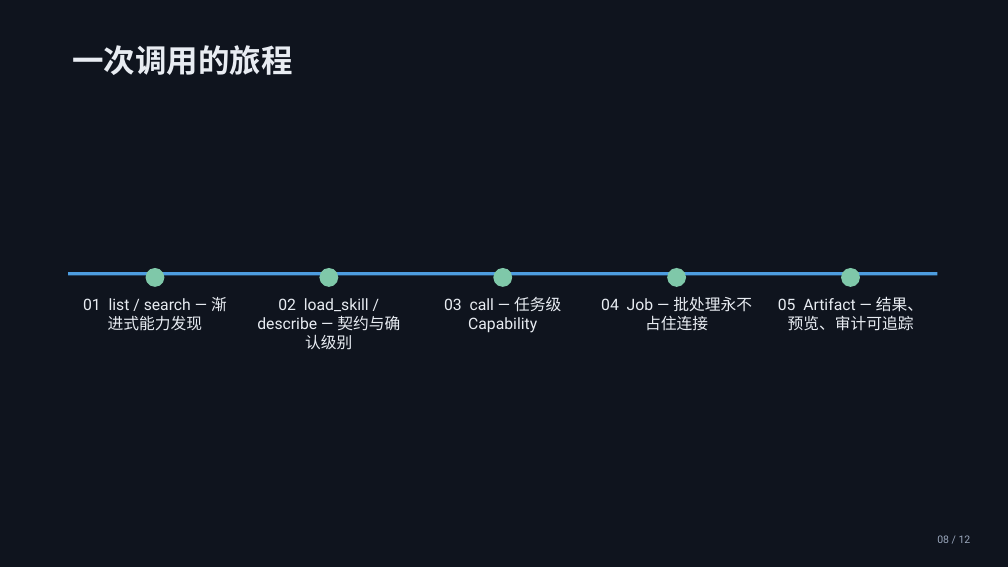
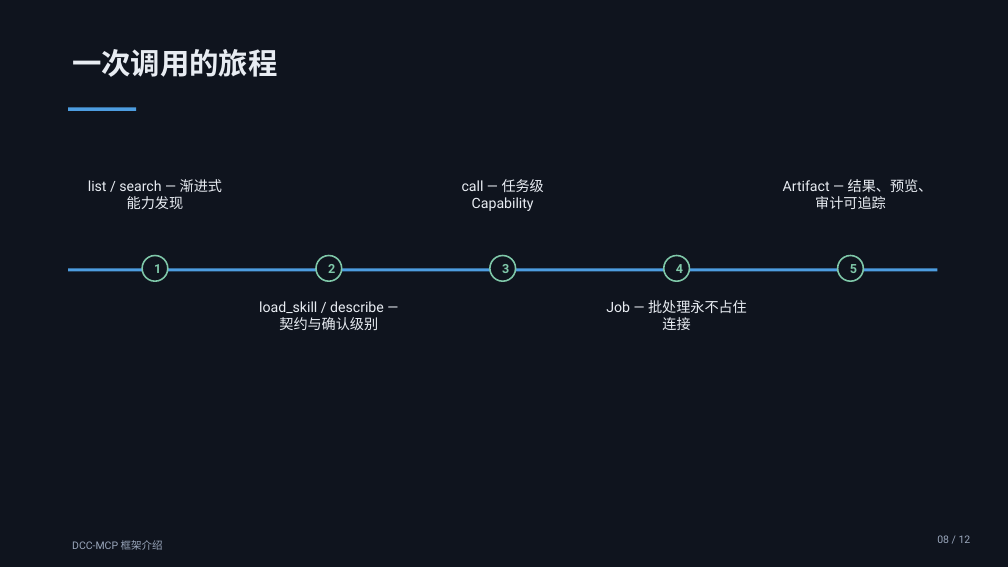
Before and after one commit to dcc-mcp/dcc-mcp-powerpoint, a slide deck: slide 8 of examples/output/draft-dcc-mcp-framework-intro.pptx. Drawn at 1008x567 pixels with LibreOffice and Linux fonts; fonts in the diff are those of the drawing. Boxes give left, top, right and bottom in pixels: in the first picture for what was removed or moved away, otherwise in the second. Text is boxed around its words. In the diff, an @@ line names an element or a change of style, - is before the commit and + after.

Commit message:
feat: showcase-grade layout system for all deck layouts (#6)
Design-system overhaul (showcase quality):
- unified content header (28pt title + accent rule) on every content slide
- editorial bullet rows (accent dot + hairline separators) replace box rows
- two-column/comparison panels with colored header strips
- kpi cards with accent top strip; architecture layers with numbered chips
  on a vertical spine; timeline with alternating above/below labels
- centered hero title cover + ghost circle accents (inset within the safe
  margin band — caught by the pixel-level bleed check)
- deck-title footer on all slides
- regenerated framework deck + review demo artifacts

```diff
--- a/examples/output/draft-dcc-mcp-framework-intro.pptx
+++ b/examples/output/draft-dcc-mcp-framework-intro.pptx
@@ text "一次调用的旅程" at (72, 49, 278, 77): size 30 to 28 pt @@
@@ rectangle added at (68, 107, 136, 111), fill #4D9DE0 @@
@@ text at (88, 179, 222, 209): text changed; size 15 to 13.5 pt @@
-01 list / search — 渐进式能力发现
+list / search — 渐进式能力发现
@@ text at (462, 179, 544, 211): text changed; size 15 to 13.5 pt @@
-03 call — 任务级 Capability
+call — 任务级 Capability
@@ text at (783, 179, 933, 209): text changed; size 15 to 13.5 pt @@
-05 Artifact — 结果、预览、审计可追踪
+Artifact — 结果、预览、审计可追踪
@@ rectangle: place and size @@
-rectangle at (68, 272, 938, 275)
+rectangle at (68, 268, 938, 271)
@@ ellipse added at (142, 256, 168, 281), fill #0F141E, outline #7FC8A9 1.5 pt, 12 pt, text #7FC8A9, bold @@
+1
@@ ellipse removed at (145, 268, 164, 287) @@
@@ ellipse added at (316, 256, 342, 281), fill #0F141E, outline #7FC8A9 1.5 pt, 12 pt, text #7FC8A9, bold @@
+2
@@ ellipse removed at (319, 268, 338, 287) @@
@@ ellipse added at (490, 256, 516, 281), fill #0F141E, outline #7FC8A9 1.5 pt, 12 pt, text #7FC8A9, bold @@
+3
@@ ellipse removed at (494, 268, 513, 287) @@
@@ ellipse added at (664, 256, 690, 281), fill #0F141E, outline #7FC8A9 1.5 pt, 12 pt, text #7FC8A9, bold @@
+4
@@ ellipse removed at (667, 268, 686, 287) @@
@@ ellipse added at (838, 256, 864, 281), fill #0F141E, outline #7FC8A9 1.5 pt, 12 pt, text #7FC8A9, bold @@
+5
@@ ellipse removed at (841, 268, 860, 287) @@
@@ text at (259, 301, 384, 330): text changed; size 15 to 13.5 pt @@
-02 load_skill / describe — 契约与确认级别
+load_skill / describe — 契约与确认级别
@@ text at (606, 300, 747, 330): text changed; size 15 to 13.5 pt @@
-04 Job — 批处理永不占住连接
+Job — 批处理永不占住连接
@@ text added at (72, 540, 163, 550), 10 pt, text #9AA7BC @@
+DCC-MCP 框架介绍
```
Also in this commit, not shown: 11 other slides changed, 21 other files.
